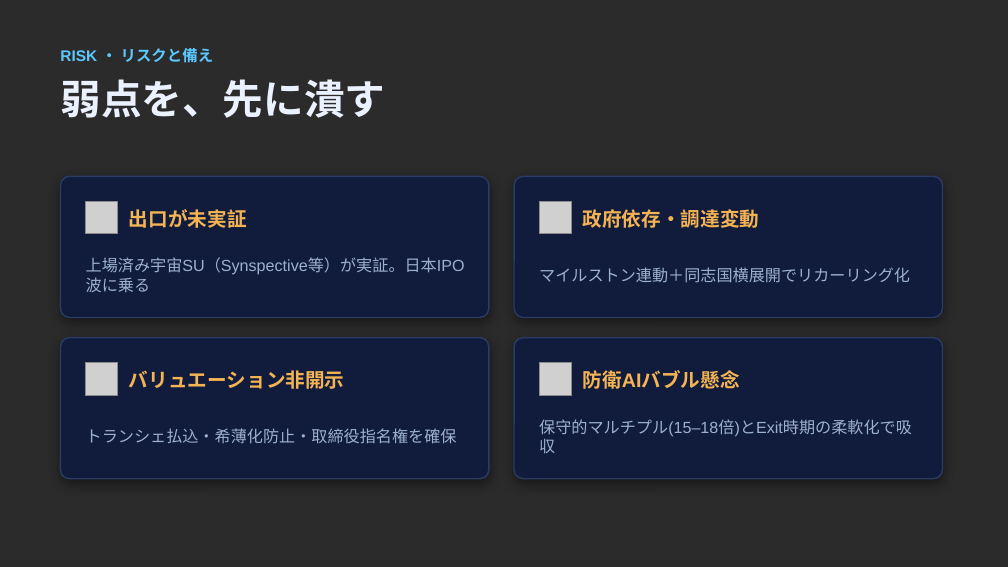
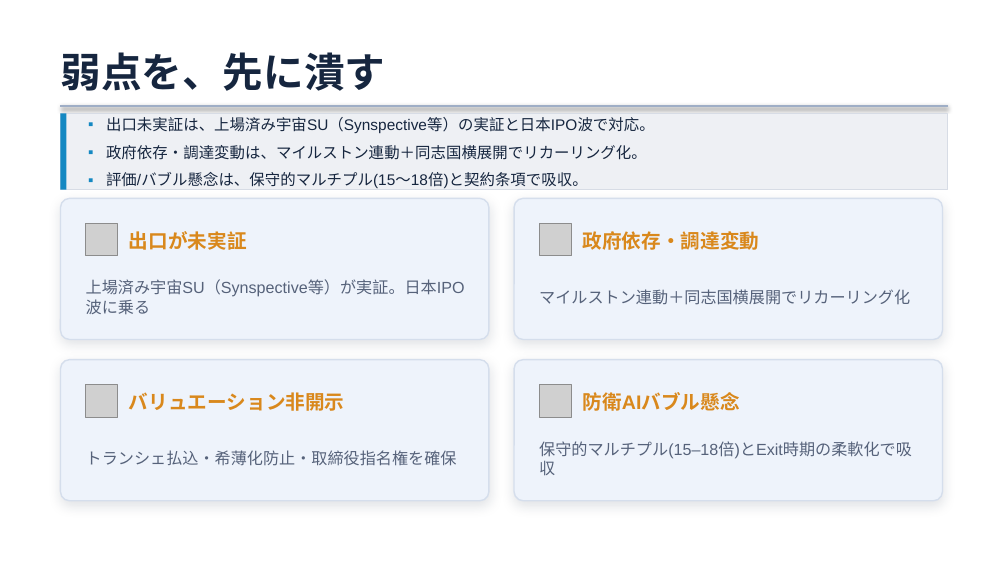
Before and after one commit to Hiroyuki-01/identity_academy_vc, a slide deck: slide 11 of template/identity_academy_vc課題_A班.pptx (slide 10 before the commit). Drawn at 1008x567 pixels with LibreOffice and Linux fonts; fonts in the diff are those of the drawing; grey boxes stand for pictures; background and template pictures are left out; a plain dark background stands for a picture behind light text. Boxes give left, top, right and bottom in pixels: in the first picture for what was removed or moved away, otherwise in the second. Text is boxed around its words. In the diff, an @@ line names an element or a change of style, - is before the commit and + after.

```diff
--- a/template/identity_academy_vc課題_A班.pptx
+++ b/template/identity_academy_vc課題_A班.pptx
@@ background picture (left out) to #FFFFFF @@
@@ text "弱点を、先に潰す": place and size @@
-text "弱点を、先に潰す" at <box>60,79,385,118</box>
+text "弱点を、先に潰す" at <box>60,52,385,91</box>
@@ text "弱点を、先に潰す" at <box>60,52,385,91</box>: text colour #EAF1FF to #16263F @@
@@ text removed at <box>60,48,214,63</box> @@
-RISK ・ リスクと備え
@@ line added from (60, 106) to (948, 106), #9FAEC6 1.5 pt @@
@@ rectangle added at <box>60,114,948,191</box>, fill #EEF0F4, outline #D7DCE5 0.75 pt, 11 pt, text #16263F @@
+▪ 出口未実証は、上場済み宇宙SU（Synspective等）の実証と日本IPO波で対応。
+▪ 政府依存・調達変動は、マイルストン連動＋同志国横展開でリカーリング化。
+▪ 評価/バブル懸念は、保守的マルチプル(15〜18倍)と契約条項で吸収。
@@ rectangle added at <box>60,114,67,191</box>, fill #1488C2 @@
@@ rounded rectangle: place and size @@
-rounded rectangle at <box>60,176,489,318</box>
+rounded rectangle at <box>60,199,489,340</box>
@@ rounded rectangle: place and size @@
-rounded rectangle at <box>514,176,942,318</box>
+rounded rectangle at <box>514,199,942,340</box>
@@ 8 texts, 4 pictures, 2 rounded rectangles: place and size @@
-8 texts, 4 pictures, 2 rounded rectangles at <box>60,202,942,479</box>
+8 texts, 4 pictures, 2 rounded rectangles at <box>60,224,942,501</box>
@@ fill #111C3C to #EEF3FB; outline #2A3B66 1 pt to #D5DEEC 1 pt; shadow changed in 4 elements at <box>514,199,942,340</box>, <box>60,199,489,340</box>, <box>60,360,489,501</box>, <box>514,360,942,501</box> @@
@@ text colour #F5B454 to #D9881C in 4 elements at <box>583,231,760,250</box>, <box>129,231,247,250</box>, <box>129,392,345,411</box>, <box>583,392,740,411</box> @@
@@ text colour #9DB0D0 to #56627A in 4 elements at <box>86,279,465,297</box>, <box>539,289,910,305</box>, <box>86,450,457,466</box>, <box>539,441,912,459</box> @@
```
Also in this commit, not shown: 8 other slides changed, 1 slide added, 7 other files.
